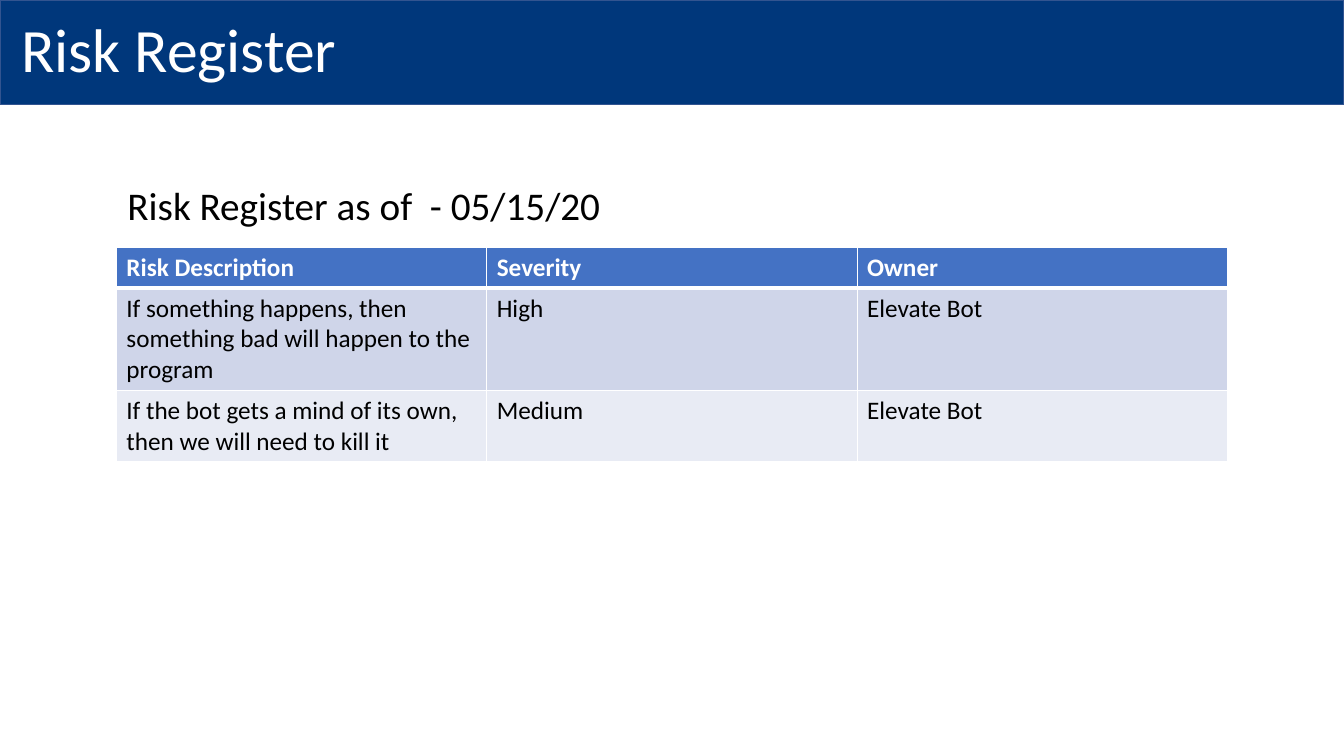
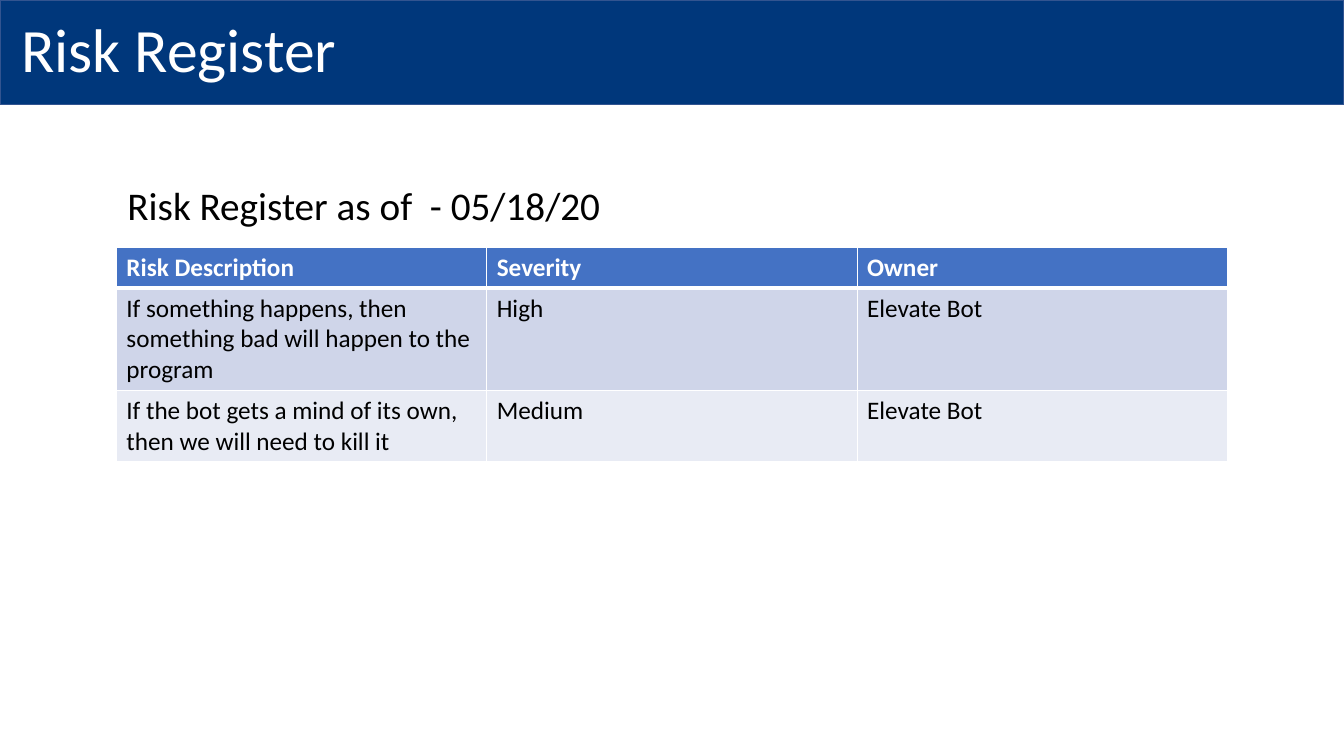
Before and after one commit to MindPetalSoftwareSolutions/VerticalApps_PMO-Bot, a slide deck: slide 3 of Data/Output/Robotic Process Automation PMO.pptx. Drawn at 1344x756 pixels with LibreOffice and Linux fonts; fonts in the diff are those of the drawing; background and template pictures are left out. Boxes give left, top, right and bottom in pixels: in the first picture for what was removed or moved away, otherwise in the second. Text is boxed around its words. In the diff, an @@ line names an element or a change of style, - is before the commit and + after.

```diff
--- a/Data/Output/Robotic Process Automation PMO.pptx
+++ b/Data/Output/Robotic Process Automation PMO.pptx
@@ text at [127,192,600,227]: text changed @@
-Risk Register as of - 05/15/20
+Risk Register as of - 05/18/20
```
Also in this commit, not shown: 2 other slides changed, 6 other files.
